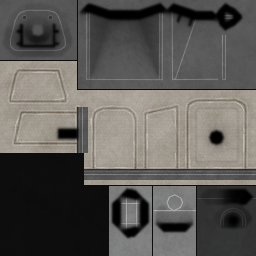
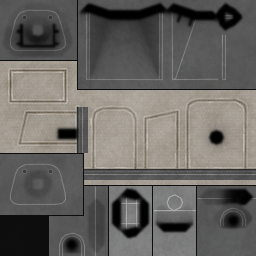
Layers edited between the first and the second 256 x 256 image:
painted on "a" over <box>1,63,255,256</box>
painted on "hole" over <box>60,233,84,256</box>
painted on "h3" over <box>9,163,96,256</box>
painted on "b" (2nd of 4, in "b") over <box>9,69,178,149</box>
painted on "hgr" over <box>8,68,177,146</box>
painted on "b hg" over <box>7,67,180,151</box>
painted on "gr" over <box>0,63,182,159</box>
painted on "b" (3rd of 4) over <box>0,154,256,256</box>
